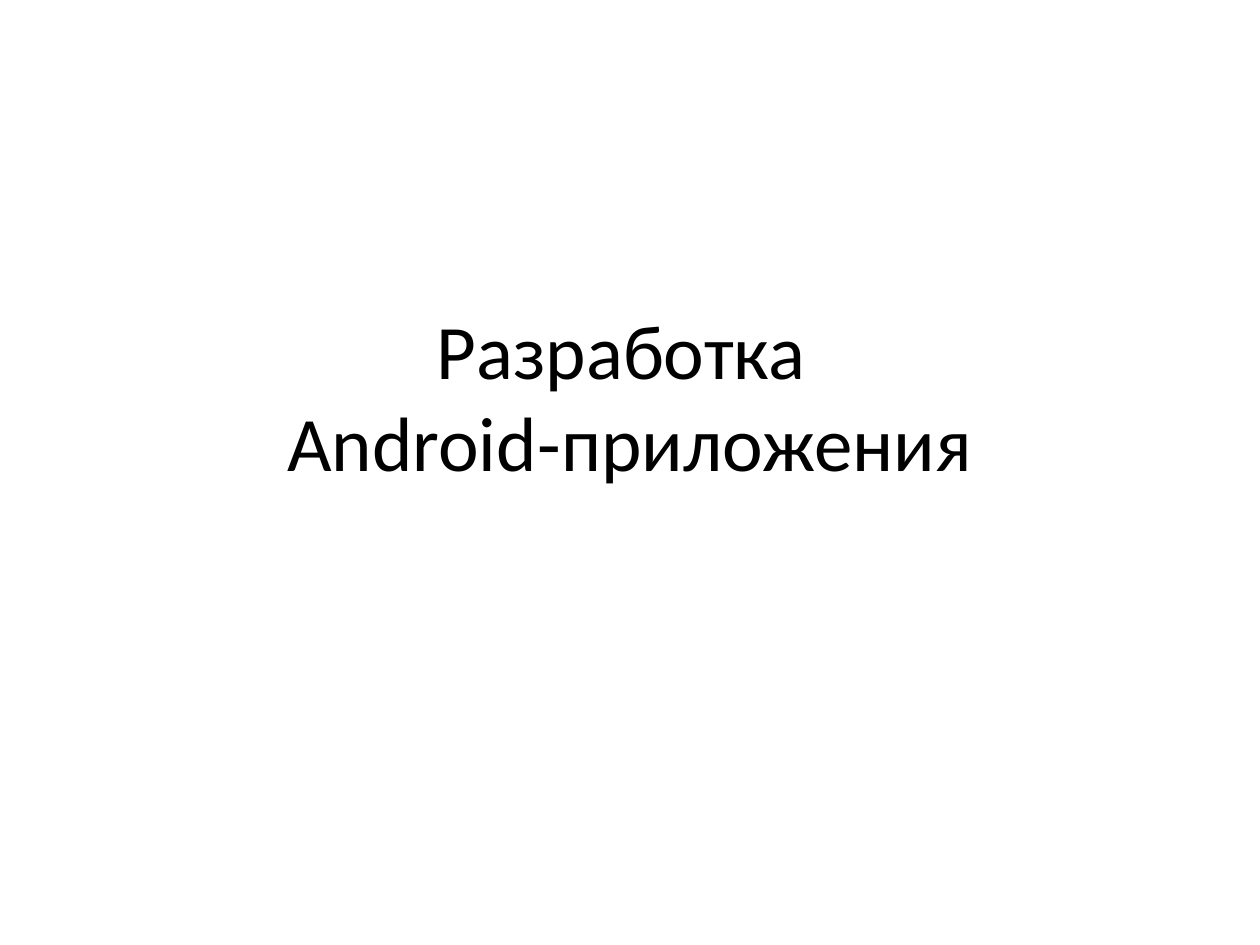
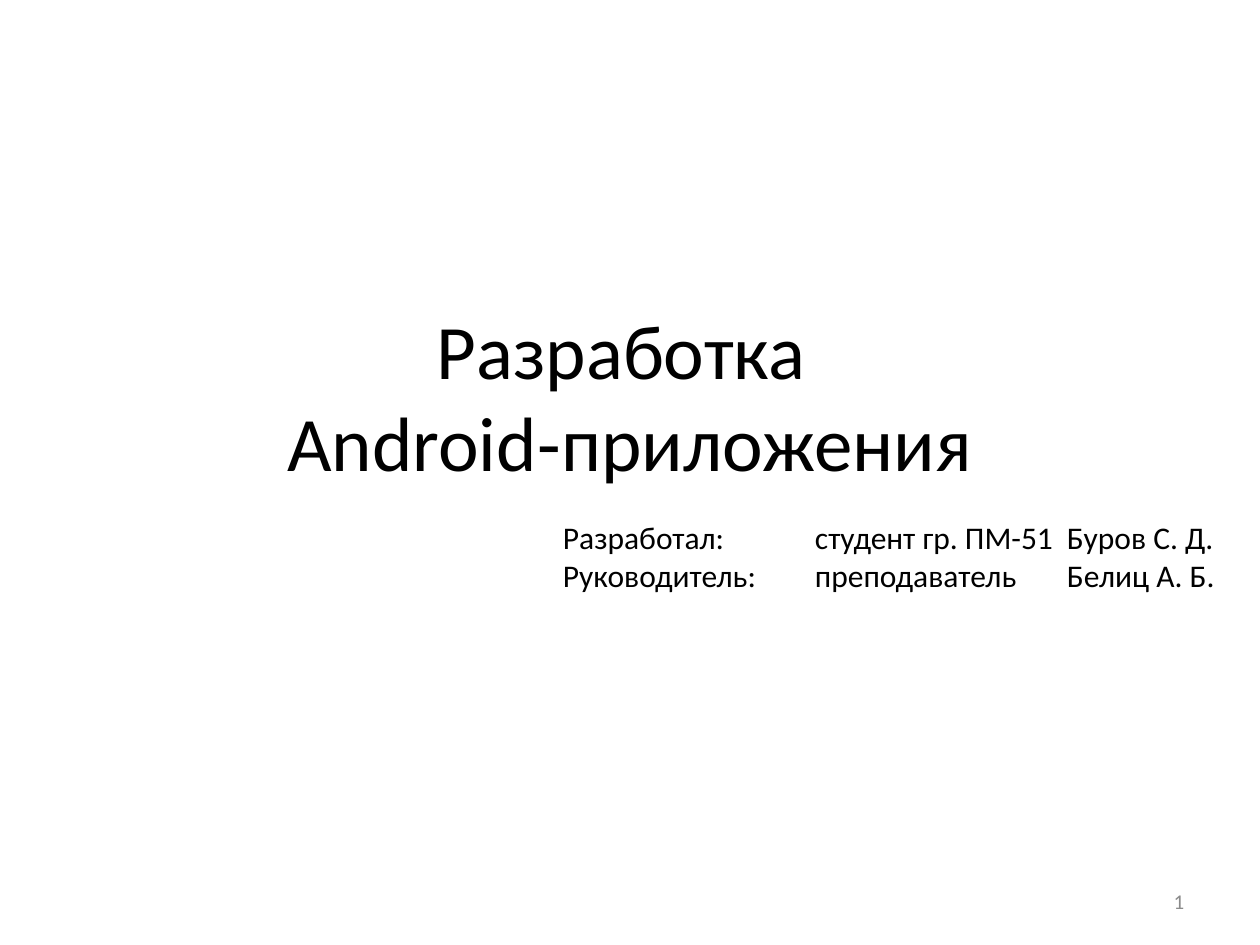
Before and after one commit to ilionsd/explanatory_note, a slide deck: slide 1 of Диплом.Презентация.pptx. Drawn at 1260x945 pixels with LibreOffice and Linux fonts; fonts in the diff are those of the drawing. Boxes give left, top, right and bottom in pixels: in the first picture for what was removed or moved away, otherwise in the second. Text is boxed around its words. In the diff, an @@ line names an element or a change of style, - is before the commit and + after.

```diff
--- a/Диплом.Презентация.pptx
+++ b/Диплом.Презентация.pptx
@@ text added at bbox=[563, 527, 1215, 593], 18 pt, text #000000 @@
+Разработал: студент гр. ПМ-51 Буров С. Д.
+Руководитель: преподаватель Белиц А. Б.
@@ page number added at bbox=[1174, 895, 1185, 909], 12 pt, text #8C8C8C @@
+1
```
Also in this commit, not shown: 1 other slide changed, 6 slides added, 1 slide removed.
